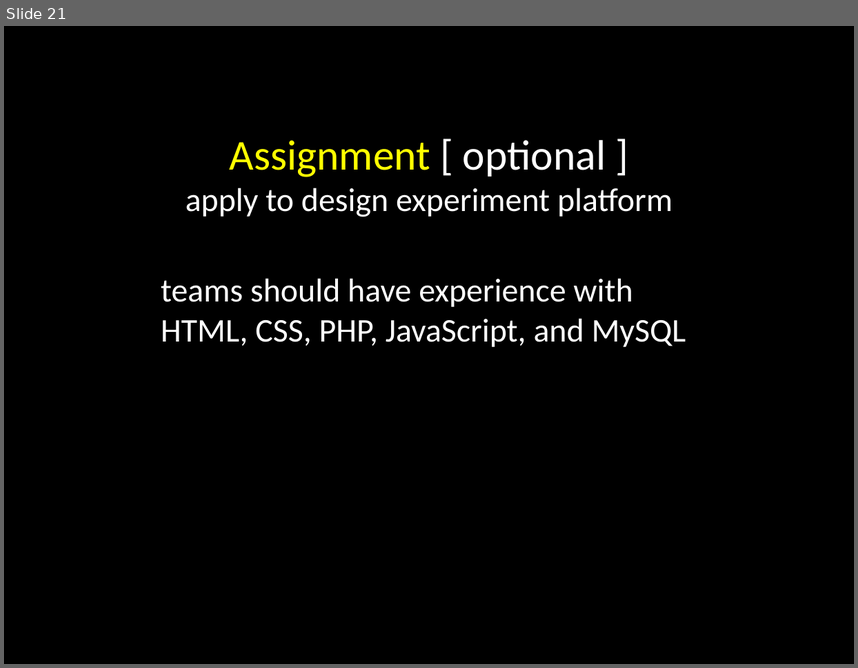
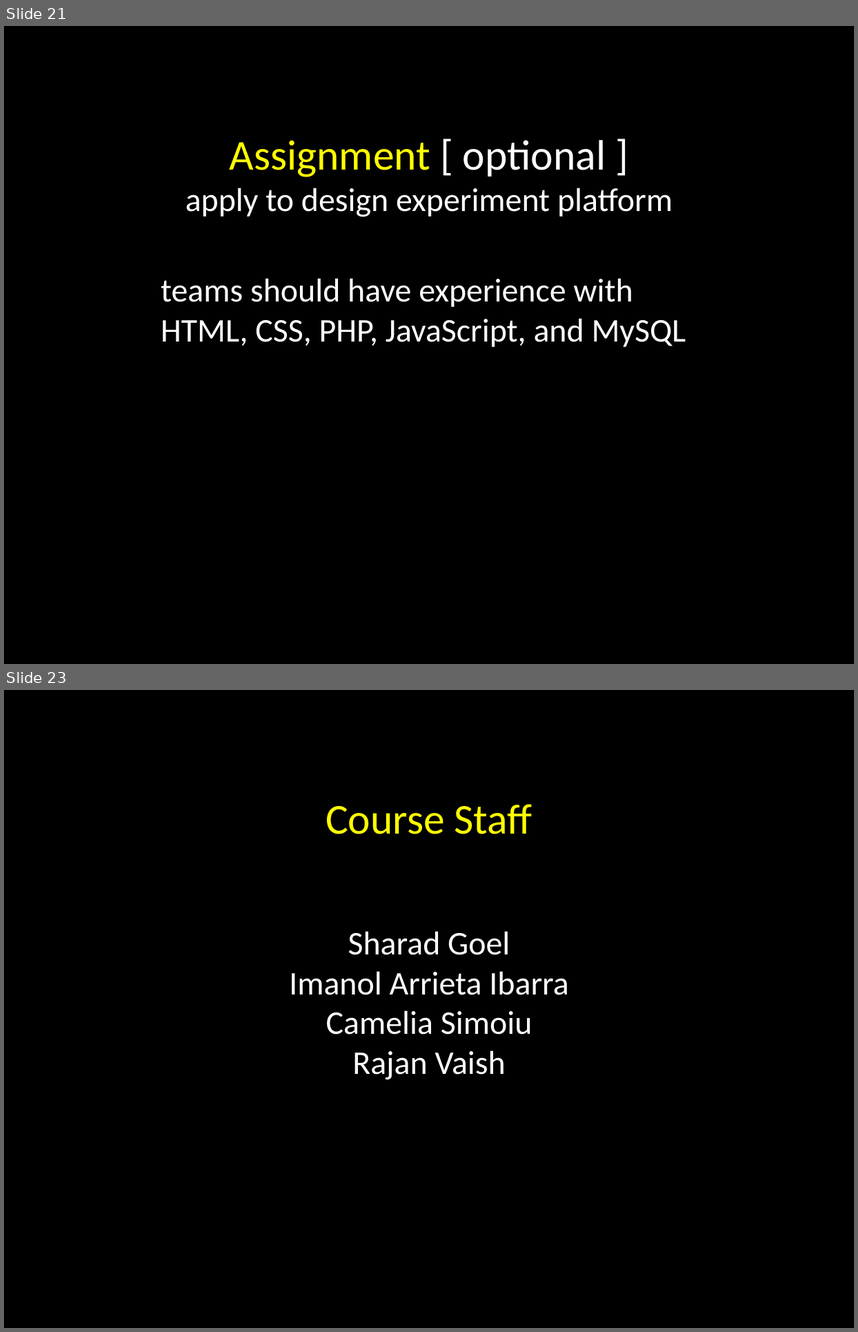
Before and after one commit to yatharthsharma/crowds, a slide deck: slides/lecture_1.pptx. Shown one above the other, each under a label of ours: slide 21 before the commit, slides 21 and 23 after it; the slides between them are not shown. The pictures are 858x668 and 858x1332 pixels, drawn with LibreOffice and Linux fonts; fonts in the diff are those of the drawing. Boxes give left, top, right and bottom in pixels: in the first picture for what was removed or moved away, otherwise in the second. Text is boxed around its words. In the diff, an @@ line names an element or a change of style, - is before the commit and + after.

Commit message:
tweaked lecture slides

```diff
--- a/slides/lecture_1.pptx
+++ b/slides/lecture_1.pptx
@@ slide 23 added at bbox=[4, 690, 854, 1328], background #000000 @@
@@ text added at bbox=[289, 804, 568, 1080], 28 pt, text #FFFFFF @@
+Course Staff
+Sharad Goel
+Imanol Arrieta Ibarra
+Camelia Simoiu
+Rajan Vaish
```
Also in this commit, not shown: 1 other slide added, 1 other file.
